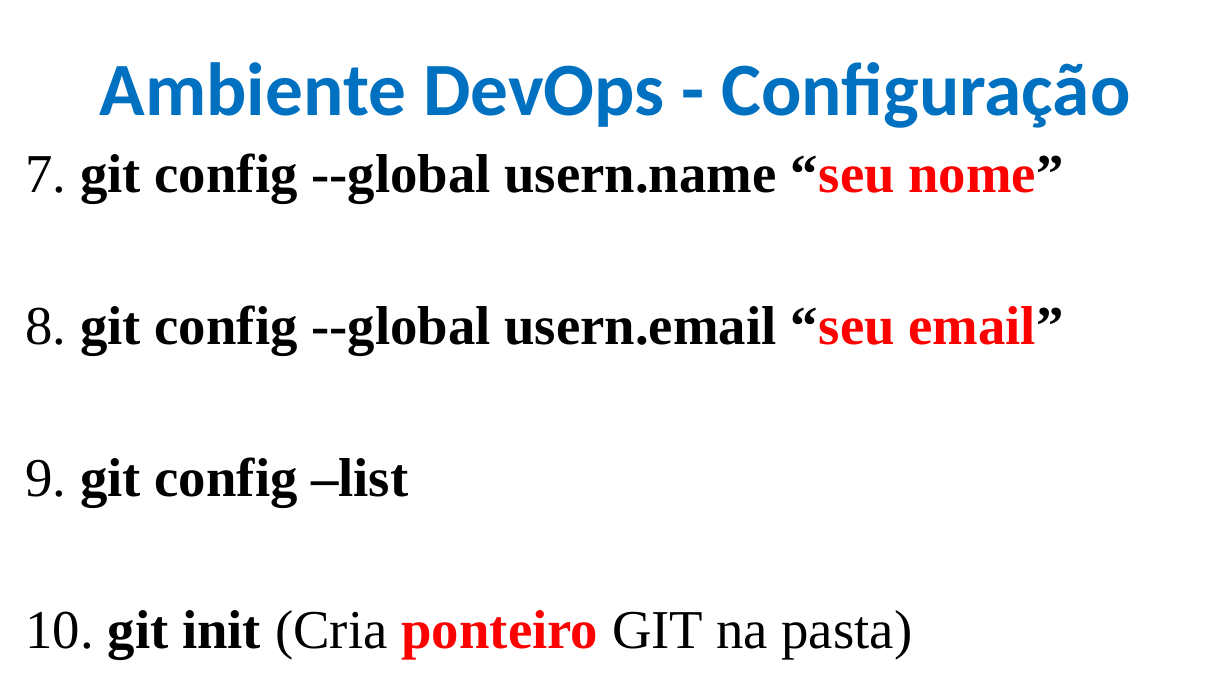
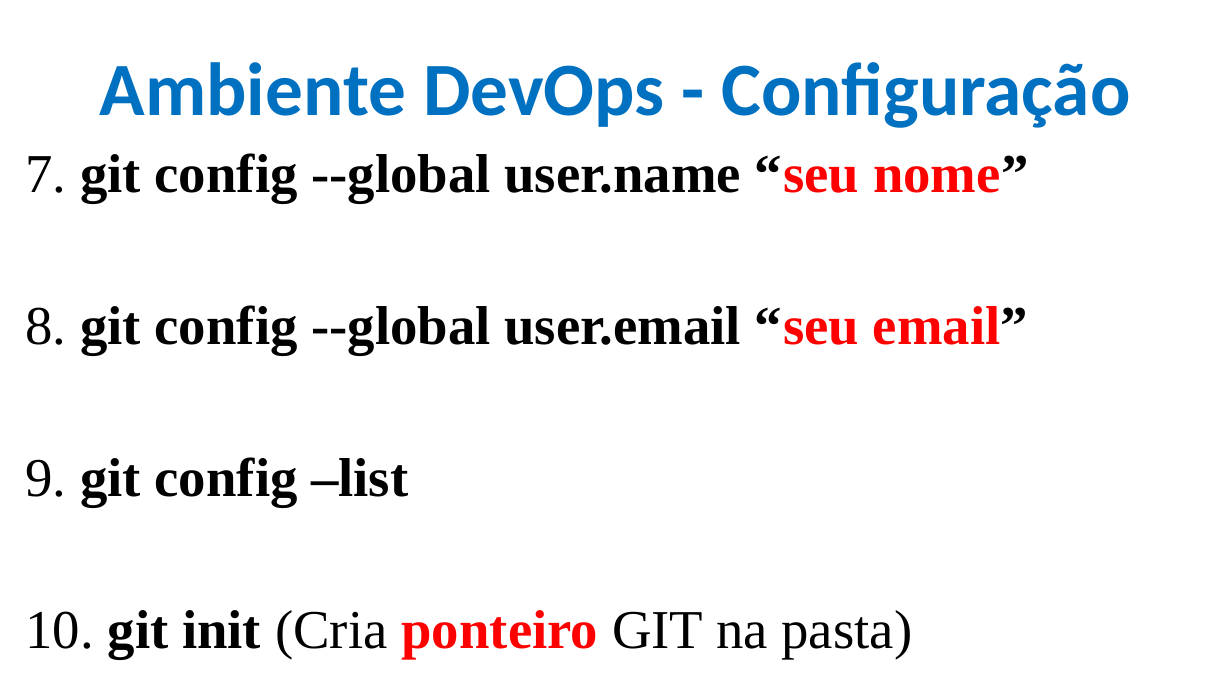
Before and after one commit to CloudEducationBrazil/WydenDesenvolvimentoWebPHP, a slide deck: slide 9 of 01 Classes/Aula 02 Desenvolvimento Web PHP - HTML.pptx. Drawn at 1232x693 pixels with LibreOffice and Linux fonts; fonts in the diff are those of the drawing; background and template pictures are left out. Boxes give left, top, right and bottom in pixels: in the first picture for what was removed or moved away, otherwise in the second. Text is boxed around its words. In the diff, an @@ line names an element or a change of style, - is before the commit and + after.

Commit message:
PPTs PHP 06Junho2022

```diff
--- a/01 Classes/Aula 02 Desenvolvimento Web PHP - HTML.pptx
+++ b/01 Classes/Aula 02 Desenvolvimento Web PHP - HTML.pptx
@@ text at [25, 153, 1028, 354]: text changed @@
-7. git config --global usern.name “seu nome”
-8. git config --global usern.email “seu email”
+7. git config --global user.name “seu nome”
+8. git config --global user.email “seu email”
```
